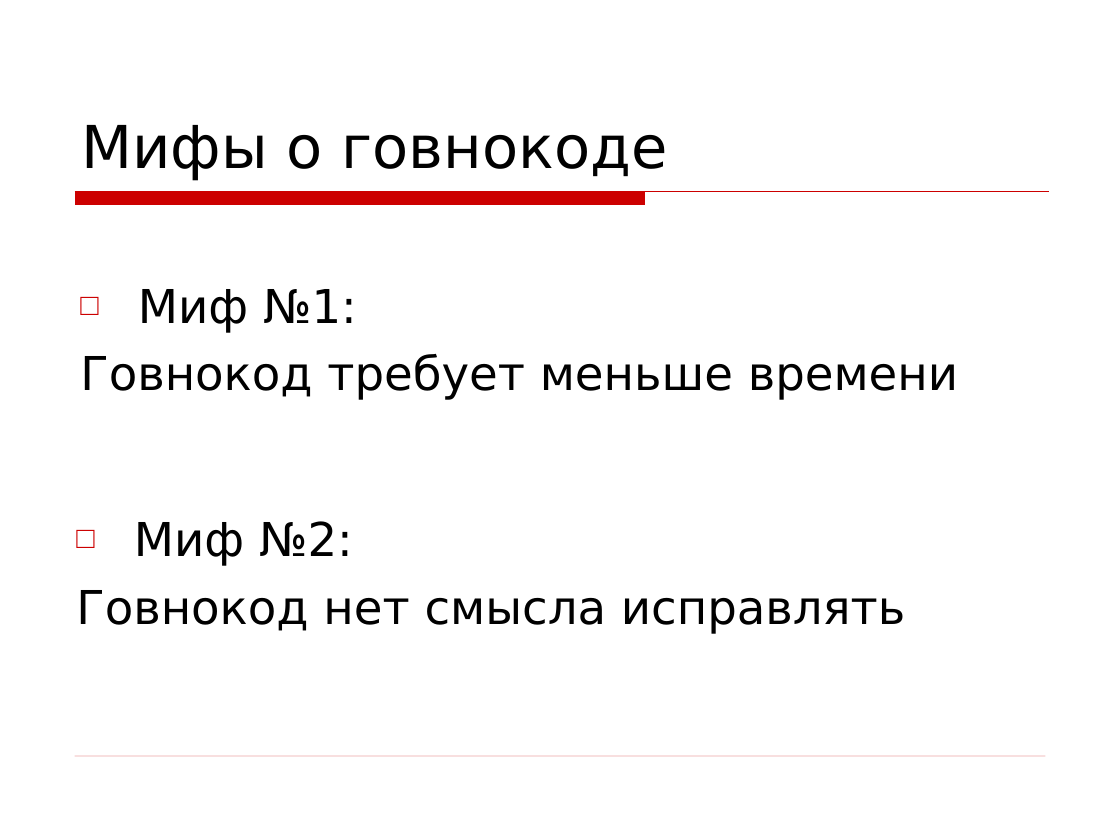
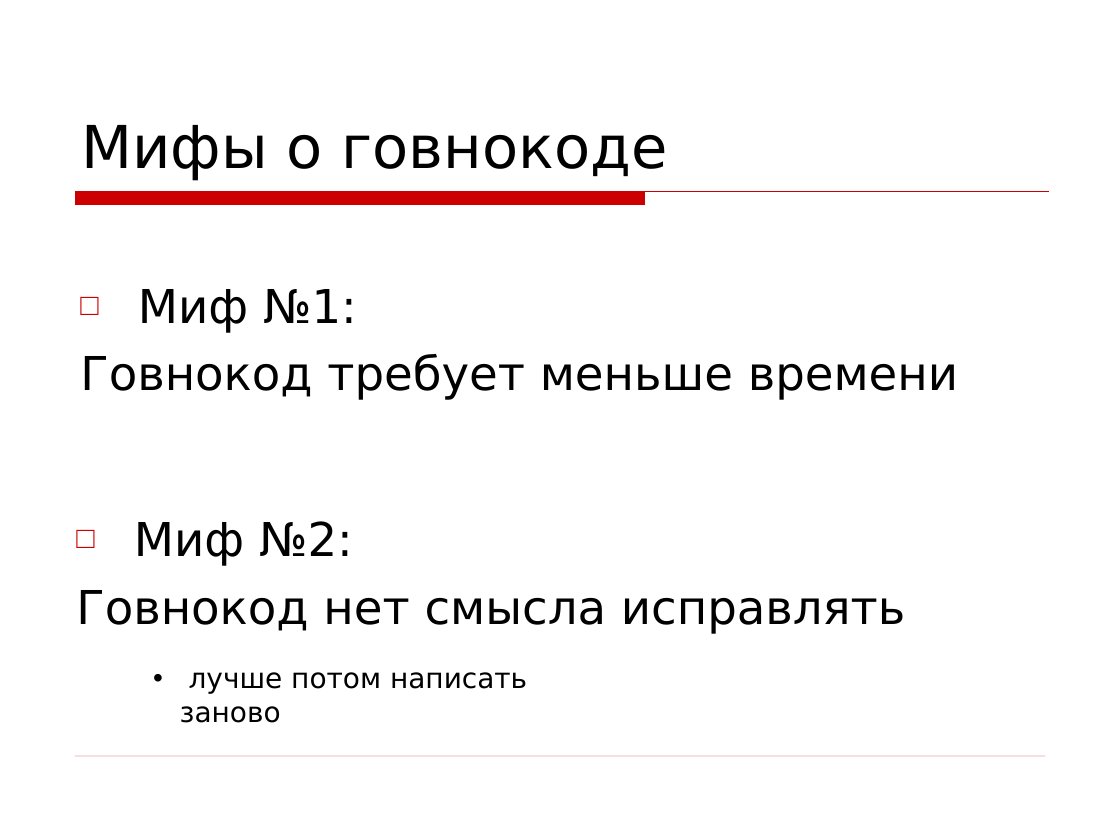
Before and after one commit to asolntsev/presentations, a slide deck: slide 15 of wtf-code/WTF_code.devclub.ru.ppt. Drawn at 1120x840 pixels with LibreOffice and Linux fonts; fonts in the diff are those of the drawing; background and template pictures are left out. Boxes give left, top, right and bottom in pixels: in the first picture for what was removed or moved away, otherwise in the second. Text is boxed around its words. In the diff, an @@ line names an element or a change of style, - is before the commit and + after.

```diff
--- a/wtf-code/WTF_code.devclub.ru.ppt
+++ b/wtf-code/WTF_code.devclub.ru.ppt
@@ text added at bbox=[180, 672, 527, 723], 18 pt, text #000000 @@
+• лучше потом написать заново
```
Also in this commit, not shown: 12 other slides changed, 5 slides added, 3 slides removed.
